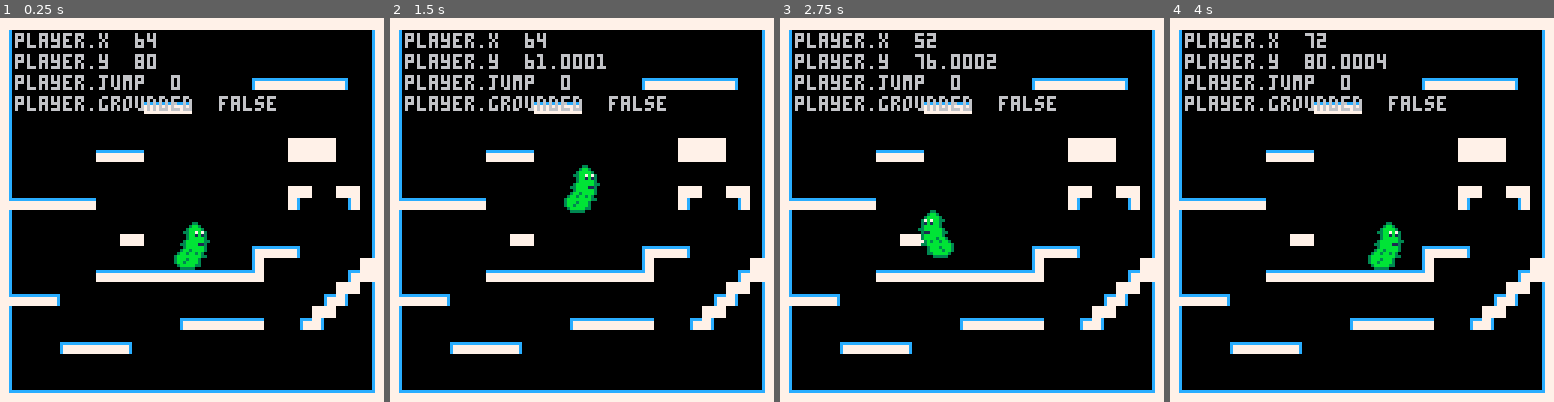
Above: before the commit, frames 1-4 (left to right).
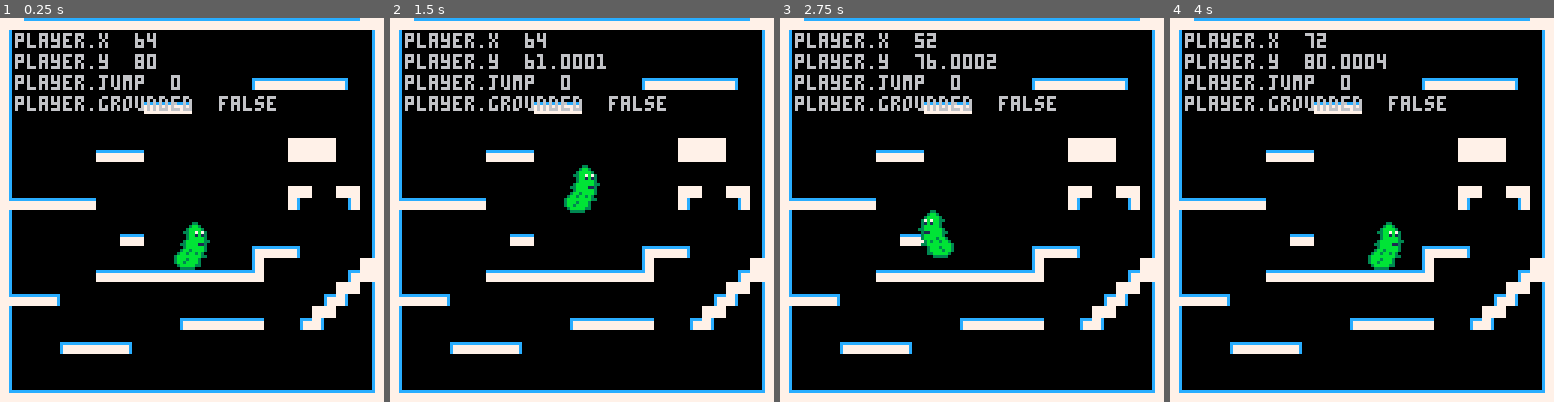
Above: after the commit, the same moments.

Repository: Niarkou/Open-jam-2018
Game: PICO-8 cartridge Openjam2018.p8
The game is run twice, just before and just after one commit, with the same random seed, the same clock (stepped at 60 frames per second) and the same inputs.
Inputs:
- Up to frame 1 (0.25 s): no input
- Up to frame 2 (1.5 s): tap X (X key) at 1.07 s
- Up to frame 3 (2.75 s): hold Left 1.97-2.37 s; tap X (X key) at 2.07, 2.4, 2.73 s; hold Down from 2.42 s (still down)
- Up to frame 4 (4 s): release Down at 2.82 s; hold Right 2.87-3.53 s; tap X (X key) at 3.07, 3.4, 3.73 s; hold Up from 3.58 s (still down)

The runs differ from the first frame. In frame 1, 0.7% of the frame differs, in the area x 6-94%, y 0-58%; in frame 2, 0.7%; in frame 3, 0.7%; in frame 4, 0.7%.

Commit message:
cosmetic changes

Diff:
--- a/Openjam2018.p8
+++ b/Openjam2018.p8
@@ -3,7 +3,7 @@
 __lua__
 
 --
--- usefull functions
+-- useful functions
 --
 
 function jump()
@@ -66,7 +66,7 @@
     if not wall_area(player.x, new_y, 4, 4) then
         player.grounded = false
         player.y = new_y -- new_y is ok!
-    elseif not btn(2) and not btn(5) then player.grounded = true
+    elseif not jump() then player.grounded = true
     end
 end
 
@@ -106,7 +106,7 @@
     print("player.grounded  "..tostr(player.grounded), 5, 26, 6)
 end
 __gfx__
-000000000000330077777777777c00000000c777000000000000000077777777000000000000c777777c0000777c00000000c7777777777777777777777c0000
+000000000000330077777777777c00000000c7770000000000000000cccccccc000000000000c777777c0000777c00000000c7777777777777777777777c0000
 000000000003b63077777777777c00000000c777000000000000000077777777000000000000c777777c0000777c00000000c7777777777777777777777c0000
 000000000003bb3077777777777c00000000c777000000000000000077777777000000000000c777777c0000777c00000000c7777777777777777777777c0000
 0000000000036b3077777777777c00000000c777000000000000000077777777000000000000c777777c0000777c00000000c7777777777777777777777c0000
